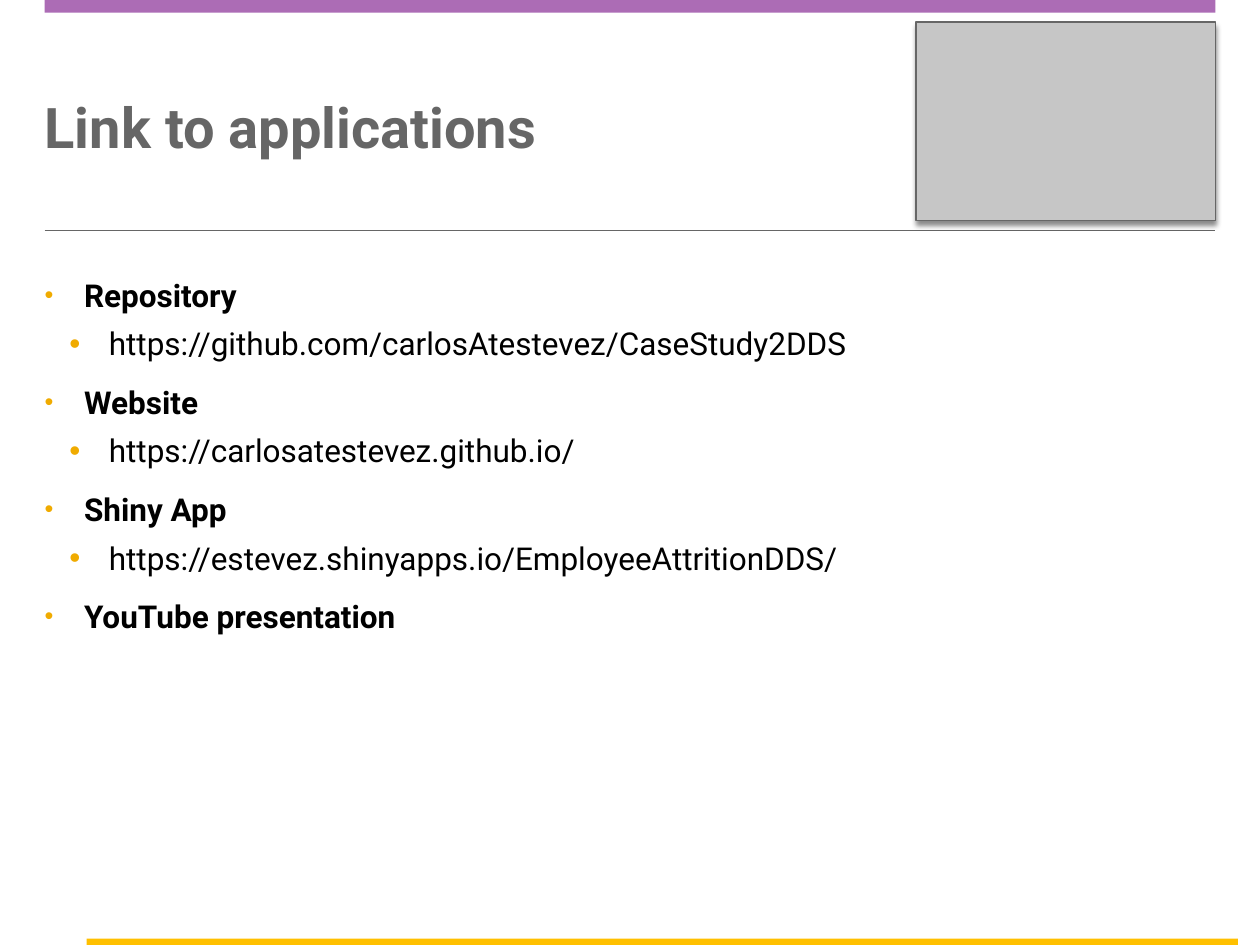
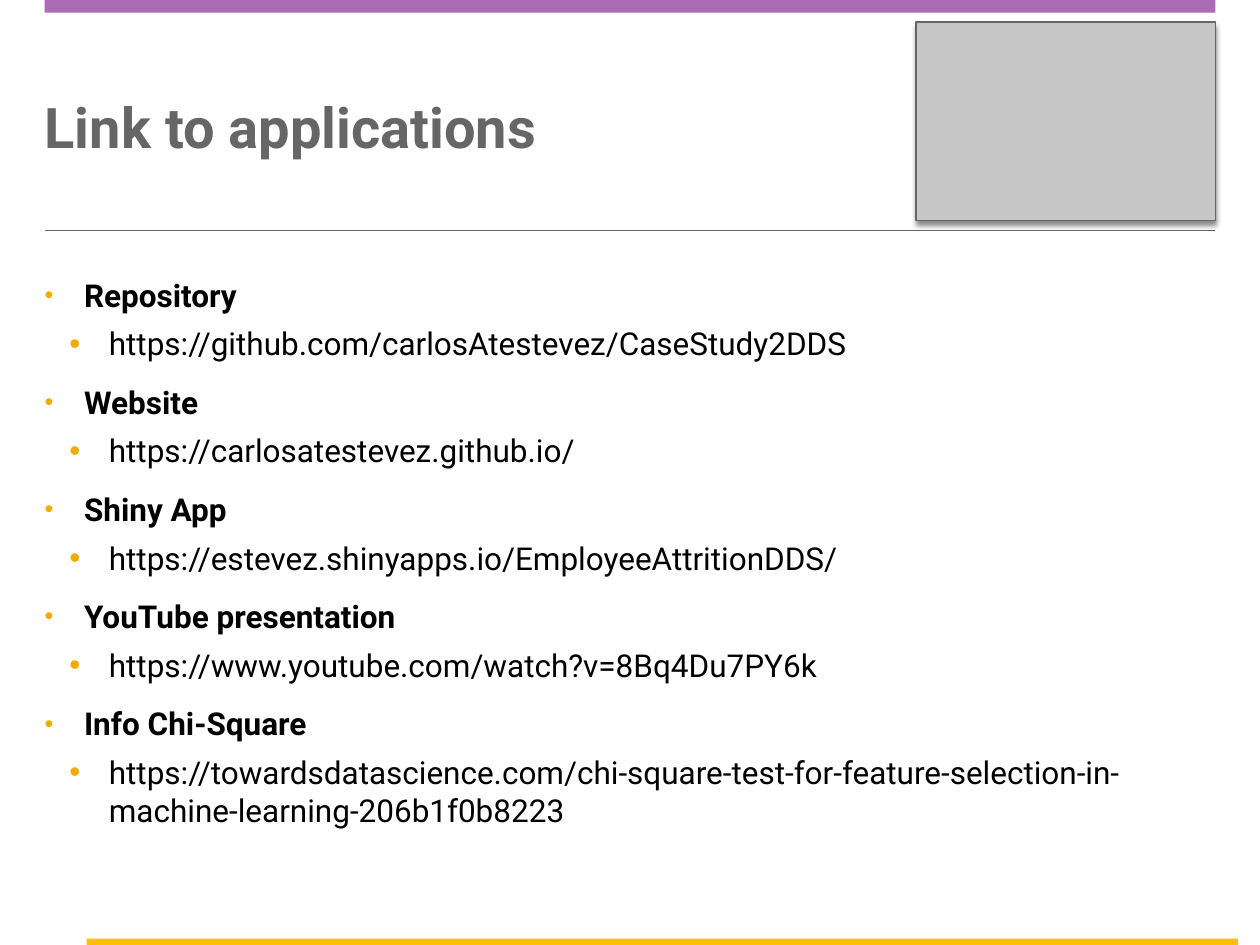
Before and after one commit to carlosAtestevez/CaseStudy2DDS, a slide deck: slide 22 of DDSAnalytics Presentation.pptx. Drawn at 1260x945 pixels with LibreOffice and Linux fonts; fonts in the diff are those of the drawing; background and template pictures are left out. Boxes give left, top, right and bottom in pixels: in the first picture for what was removed or moved away, otherwise in the second. Text is boxed around its words. In the diff, an @@ line names an element or a change of style, - is before the commit and + after.

Commit message:
Presentation

```diff
--- a/DDSAnalytics Presentation.pptx
+++ b/DDSAnalytics Presentation.pptx
@@ text at bbox=[84, 653, 1119, 829]: paragraphs added @@
+  • https://www.youtube.com/watch?v=8Bq4Du7PY6k
+• Info Chi-Square
+  • https://towardsdatascience.com/chi-square-test-for-feature-selection-in-machine-learning-206b1f0b8223
```
Also in this commit, not shown: 6 other files.
